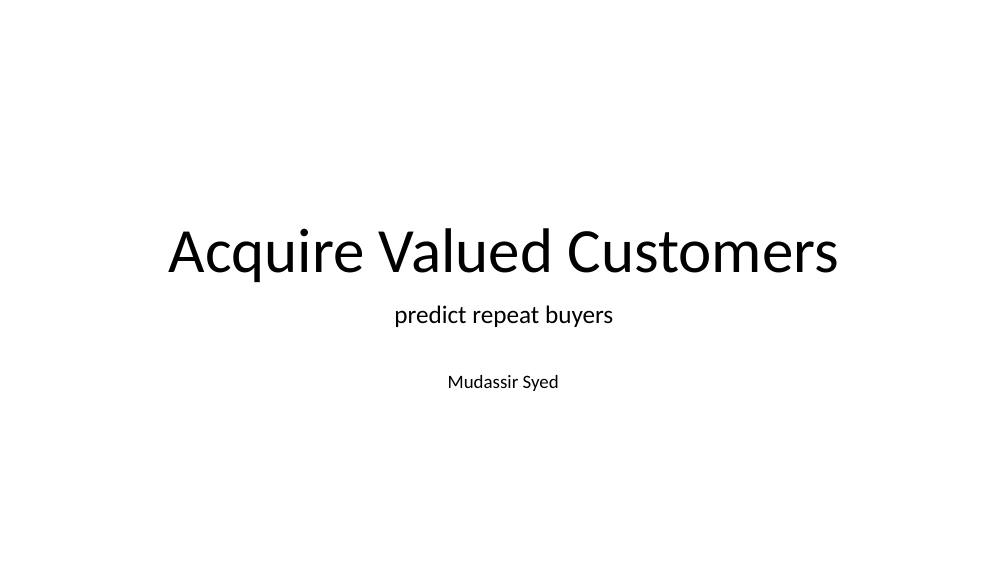
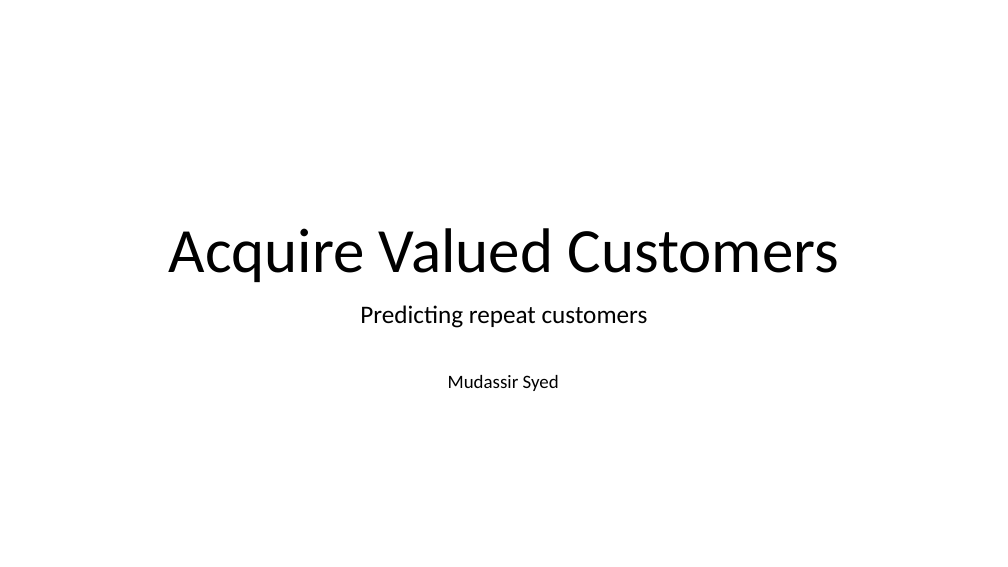
Before and after one commit to samudassir/acquirevaluedcustomers, a slide deck: slide 1 of project_report/project_presentation_II.pptx. Drawn at 1008x567 pixels with LibreOffice and Linux fonts; fonts in the diff are those of the drawing. Boxes give left, top, right and bottom in pixels: in the first picture for what was removed or moved away, otherwise in the second. Text is boxed around its words. In the diff, an @@ line names an element or a change of style, - is before the commit and + after.

```diff
--- a/project_report/project_presentation_II.pptx
+++ b/project_report/project_presentation_II.pptx
@@ subtitle at bbox=[360, 305, 648, 328]: text changed @@
-predict repeat buyers
+Predicting repeat customers
```
Also in this commit, not shown: 10 other slides changed, 2 slides removed, 1 other file.
